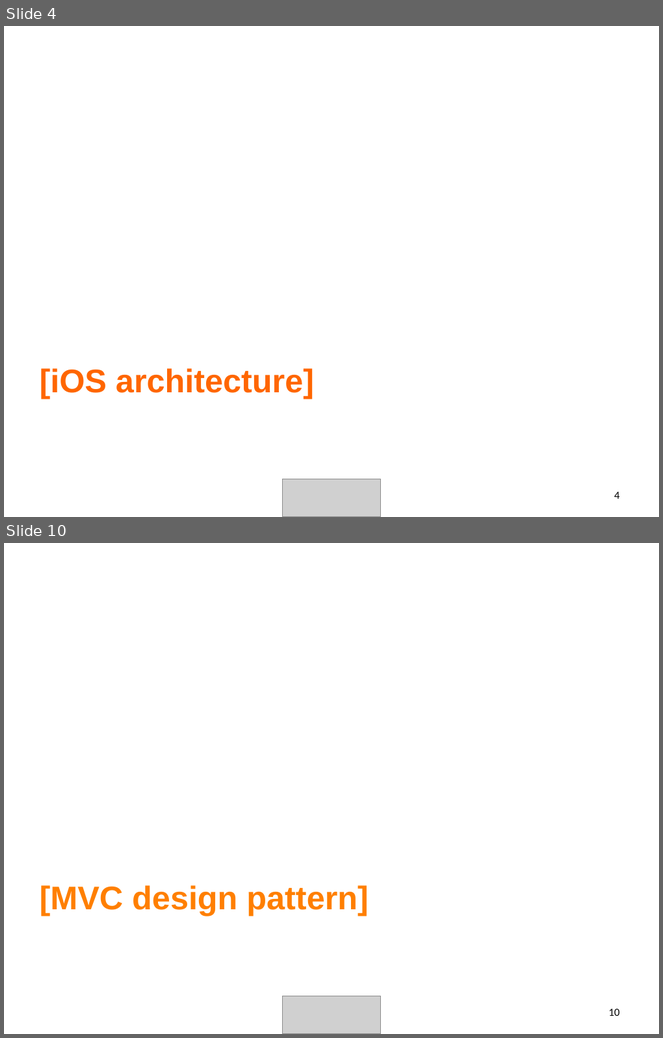
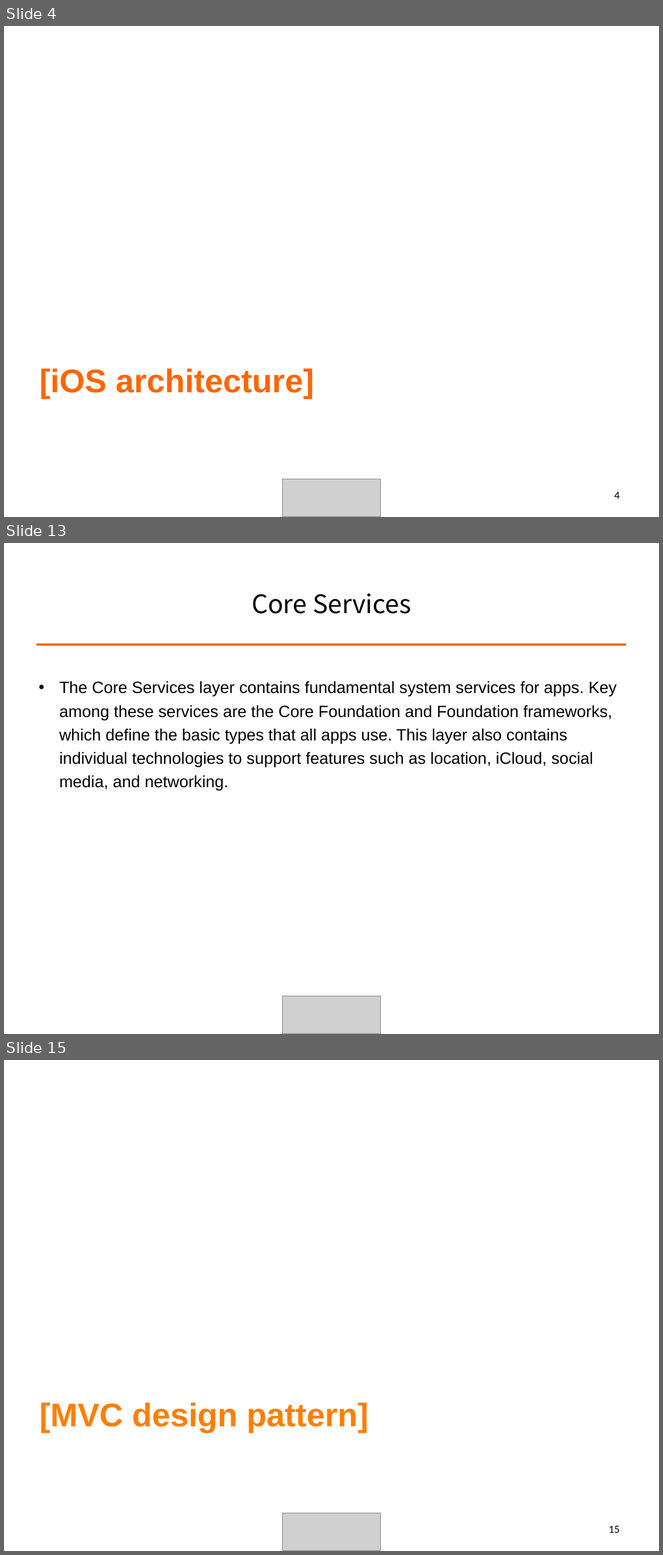
Before and after one commit to ALPHACamp/Camp-3-iOS-Dev, a slide deck: Class presentation/Week2 - Shyne/10-13-2014.ppt. Shown one above the other, each under a label of ours: slides 4 and 10 before the commit, slides 4, 13 and 15 after it; the slides between them are not shown. The pictures are 663x1038 and 663x1555 pixels, drawn with LibreOffice and Linux fonts; fonts in the diff are those of the drawing; grey boxes stand for pictures. Boxes give left, top, right and bottom in pixels: in the first picture for what was removed or moved away, otherwise in the second. Text is boxed around its words. In the diff, an @@ line names an element or a change of style, - is before the commit and + after.

```diff
--- a/Class presentation/Week2 - Shyne/10-13-2014.ppt
+++ b/Class presentation/Week2 - Shyne/10-13-2014.ppt
@@ slide 13 added at <box>4,543,659,1034</box>, background #FFFFFF @@
@@ title added at <box>252,593,412,614</box>, 28 pt, text #000000 @@
+Core Services
@@ line added from (36, 644) to (627, 644), #E46C0A 2.49 pt @@
@@ text added at <box>59,681,617,791</box>, 18 pt, text #000000 @@
+• The Core Services layer contains fundamental system services for apps. Key among these services are the Core Foundation and Foundation frameworks, which define the basic types that all apps use. This layer also contains individual technologies to support features such as location, iCloud, social media, and networking.
@@ picture added at <box>282,997,381,1034</box> @@
@@ what was slide 10 is now slide 15 @@
@@ page number at <box>609,1526,620,1533</box>: text changed @@
-10
+15
```
Also in this commit, not shown: 2 slides changed, 14 other slides added, 8 slides removed, 3 other files.
